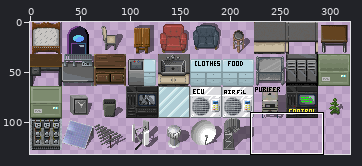
Edited in one commit: sprite sheet (0.2/Tileset/Images/Furniture_Normal.png). The first picture is a wide view before the edit; the outline marks the close-up.
Close-up. Old version:
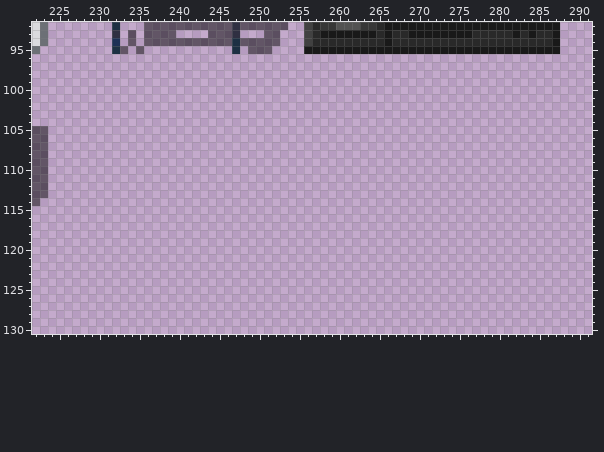
The file is 320x320 pixels. Pixels under 10% opacity are left out. Colours within 5 levels of each other are drawn and written as one. Shown: x 222..291, y 92..130. The wide view leaves out empty margins.
The result:
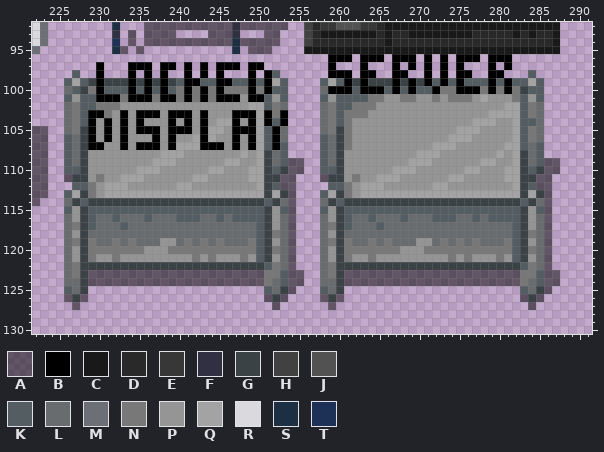
Palette (. is transparent): A #00000080  B #000000  C #191919  D #292929  E #373737  F #303042  G #3b4246  H #414141  J #525252  K #535d62  L #686c6e  M #6c7076  N #787878  P #959595  Q #a3a3a3  R #dadade  S #1d3043  T #1d3055
The edit:
@@ x 222..291 @@
  95 M.........SA.A...........S.AAA....CCCCCCCCCCCCCCCCCCCCCCCCCCCCCCCC....
- 96 ......................................................................
- 97 ......................................................................
- 98 ......................................................................
- 99 ......................................................................
-100 ......................................................................
-101 ......................................................................
-102 ......................................................................
-103 ......................................................................
-104 ......................................................................
-105 AA....................................................................
-106 AA....................................................................
-107 AA....................................................................
-108 AA....................................................................
-109 AA....................................................................
-110 AA....................................................................
-111 AA....................................................................
-112 AA....................................................................
-113 AA....................................................................
-114 A.....................................................................
-115 ......................................................................
-116 ......................................................................
-117 ......................................................................
-118 ......................................................................
-119 ......................................................................
-120 ......................................................................
-121 ......................................................................
-122 ......................................................................
-123 ......................................................................
-124 ......................................................................
-125 ......................................................................
-126 ......................................................................
-127 ......................................................................
+ 96 .....................................BBB.BBB.BBB.B.B.BBB.BBB..........
+ 97 ........B...BBB.BB.B.B.BBB.BB........B...B...B.B.B.B.B...B.B..........
+ 98 .....K..B...B.B.B..B.B.B...B.BK......BBB.BB..BB..B.B.BB..BB...K.......
+ 99 ....KQKGBGGGBGBGBGKBBKKBBKKBKBQK....KQKBGBGGGBGBGBKBKBKKKBKBKKQK......
+100 ....LKGNBKKKBKBKBKNBNBNBNNNBNBKK....LBBBKBBBKBKBKKBNNBBBNBNBNGKK......
+101 ....KPKKBBBNBBBNBBNBNBNBBBPBBKPK....KPKKKKNNPPNNPPNPNNNPQPPPNKPK......
+102 ....LNKKNNNPPPPPPPPPPPPPPPPQQKNL....LNKKNNNPPPPPPPPPPPPPPPPQQKNL......
+103 ....LNKBBNPBPBBBPBBBPBPPPBBBQBNB....LNKNNNPPPPPPPPPPPPPPPQQQQKNL......
+104 ....LNKBPBPBPBPPPBPBPBPQQBPBQBKB....LNKNPPPPPPPPPPPPPPPQQQPPQKKL......
+105 AA..LNGBPBPBPBBBPBBBPBQQPBBBQKBL....LNGNPPPPPPPPPPPPPQQQPPPPQKNL......
+106 AA..KLGBPBPBPPPBPBPPQBQPPBPBQKBL....KLGNPPPPPPPPPPPPQQQPPPPPQKNL......
+107 AA..KLGBBPPBPBBBPBQQQBBBPBPBQKBK....KLGNPPPPPPPPPPQQQPPPPPPQQKLK......
+108 AA..KLGPPPPPPPPPQQQPPPPPPPQPQGLK....KLGPPPPPPPPPQQQPPPPPPPQPQGLK......
+109 AA..KLGPPPPPPPPQQQPPPPPPQQPPQGLKAA..KLGPPPPPPPPQQQPPPPPPQQPPQGLKAA....
+110 AA..KKGPPPPPPQQQPPPPPPQQPPPQQGKGAA..KKGPPPPPPQQQPPPPPPQQPPPQQGKGAA....
+111 AA..AGGPNPPQQQPPPPPPQQPPPPPQQGGAA...AGGPNPPQQQPPPPPPQQPPPPPQQGGAA.....
+112 AA...KKNPQQQPPPPPPQQPPPPPPPPQGKAA....KKNPQQQPPPPPPQQPPPPPPPPQGKAA.....
+113 AA..KQGNPQQQQQQQQQQQQQQQQQQQQGQGA...KQGNPQQQQQQQQQQQQQQQQQQQQGQGA.....
+114 A...LGKGGGGGGGGGGGGGGGGGGGGGGKGLA...LGKGGGGGGGGGGGGGGGGGGGGGGKGLA.....
+115 ....KPGKKKKKKKKKKKKKKKKKKKKKKGPKA...KPGKKKKKKKKKKKKKKKKKKKKKKGPKA.....
+116 ....LPGKLLKLLLKLLLKKKLLKLKKKKGPLA...LPGKLLKLLLKLLLKKKLLKLKKKKGPLA.....
+117 ....LNGKLLLKLLLLLLLLLLLLLLLLKGPLA...LNGKLLLKLLLLLLLLLLLLLLLLKGPLA.....
+118 ....LPGLLLLLLLLLLLLLLLLLLLLLKGNLA...LPGLLLLLLLLLLLLLLLLLLLLLKGNLA.....
+119 ....LNGNLLNLNLLLPPLNLNLNLLLNKGPLA...LNGNLLNLNLLLPPLNLNLNLLLNKGPLA.....
+120 ....LPGNNNNNNNPPPNNNNNNNNNNNKGNLA...LPGNNNNNNNPPPNNNNNNNNNNNKGNLA.....
+121 ....LPGNPPNPPPPPPPPPNPNPPPNPKGPLA...LPGNPPNPPPPPPPPPNPNPPPNPKGPLA.....
+122 ....LNGGGGGGGGGGGGGGGGGGGGGGGKNLA...LNGGGGGGGGGGGGGGGGGGGGGGGKNLA.....
+123 ....LNGAAAAAAAAAAAAAAAAAAAAAANNKAA..LNGAAAAAAAAAAAAAAAAAAAAAANNKAA....
+124 ....LLGAAAAAAAAAAAAAAAAAAAAAANLKAA..LLGAAAAAAAAAAAAAAAAAAAAAANLKAA....
+125 ....KLG......................KLGA...KLG......................KLGA.....
+126 ....AGA......................AGA....AGA......................AGA......
+127 .....A........................A......A........................A.......
 128 ......................................................................
Boxes around the changes in both close-ups, in picture pixels (x1, y1, x2, y2):
added: (64, 54, 560, 310)
